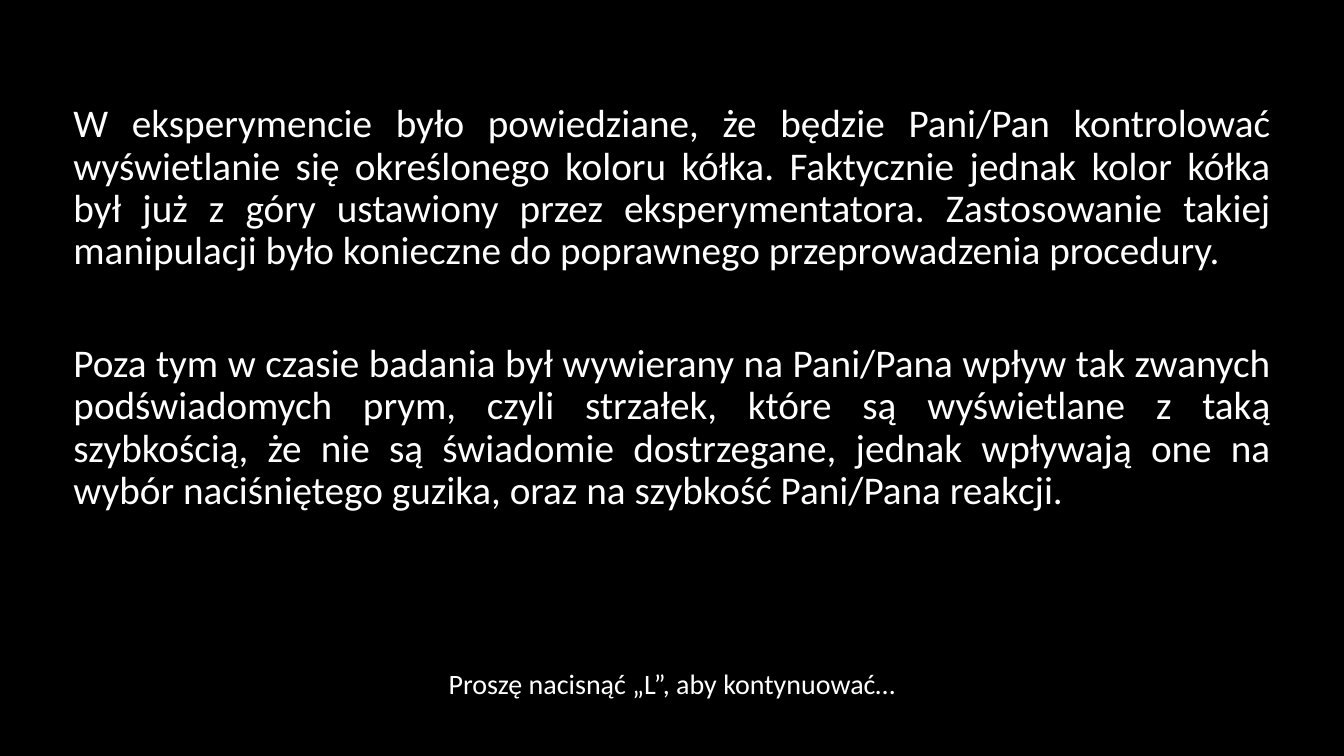
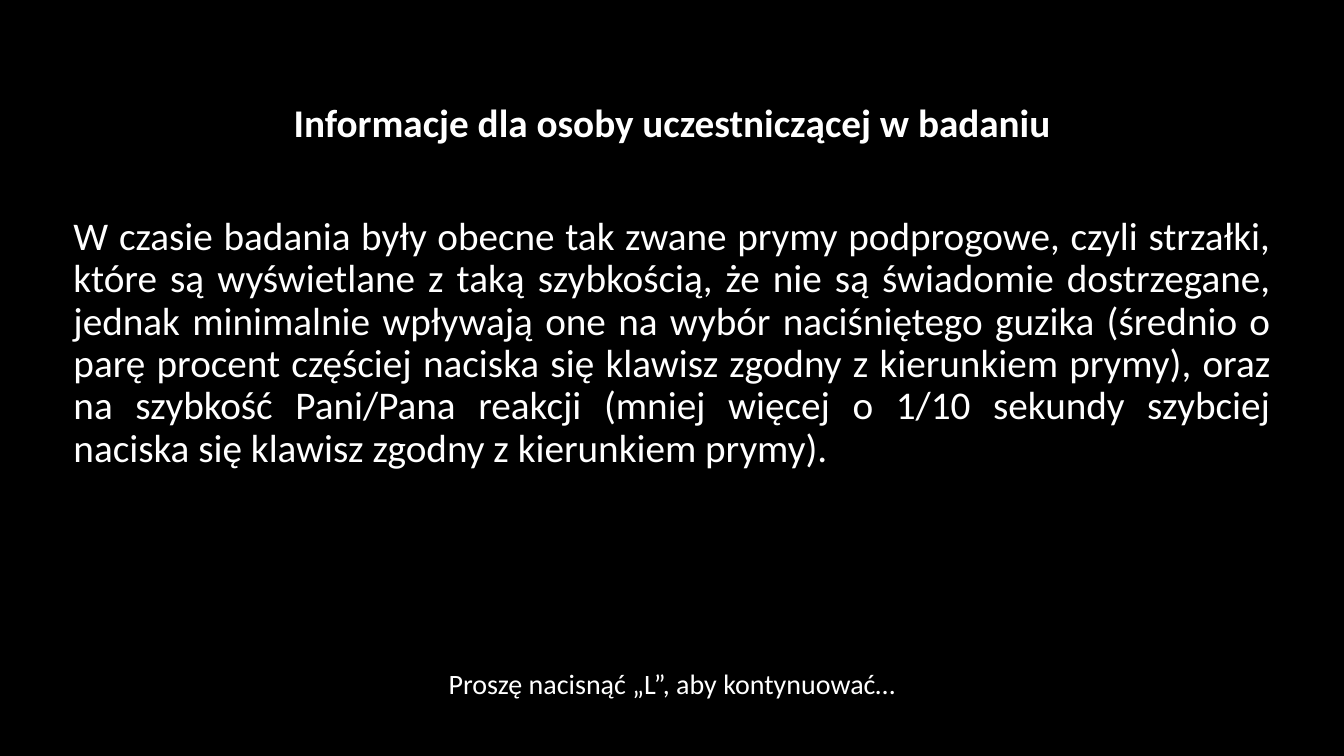
Before and after one commit to mmagnuski/senofag, a slide deck: slide 22 of EPRIME procedura png/Slajdy_proc1.pptx. Drawn at 1344x756 pixels with LibreOffice and Linux fonts; fonts in the diff are those of the drawing. Boxes give left, top, right and bottom in pixels: in the first picture for what was removed or moved away, otherwise in the second. Text is boxed around its words. In the diff, an @@ line names an element or a change of style, - is before the commit and + after.

```diff
--- a/EPRIME procedura png/Slajdy_proc1.pptx
+++ b/EPRIME procedura png/Slajdy_proc1.pptx
@@ text at (x1=73, y1=109, x2=1271, y2=469): text changed @@
-W eksperymencie było powiedziane, że będzie Pani/Pan kontrolować wyświetlanie się określonego koloru kółka. Faktycznie jednak kolor kółka był już z góry ustawiony przez eksperymentatora. Zastosowanie takiej manipulacji było konieczne do poprawnego przeprowadzenia procedury.
-Poza tym w czasie badania był wywierany na Pani/Pana wpływ tak zwanych podświadomych prym, czyli strzałek, które są wyświetlane z taką szybkością, że nie są świadomie dostrzegane, jednak wpływają one na wybór naciśniętego guzika, oraz na szybkość Pani/Pana reakcji.
+Informacje dla osoby uczestniczącej w badaniu
+W czasie badania były obecne tak zwane prymy podprogowe, czyli strzałki, które są wyświetlane z taką szybkością, że nie są świadomie dostrzegane, jednak minimalnie wpływają one na wybór naciśniętego guzika (średnio o parę procent częściej naciska się klawisz zgodny z kierunkiem prymy), oraz na szybkość Pani/Pana reakcji (mniej więcej o 1/10 sekundy szybciej naciska się klawisz zgodny z kierunkiem prymy).
```
Also in this commit, not shown: 1 other slide changed, 4 other files.
